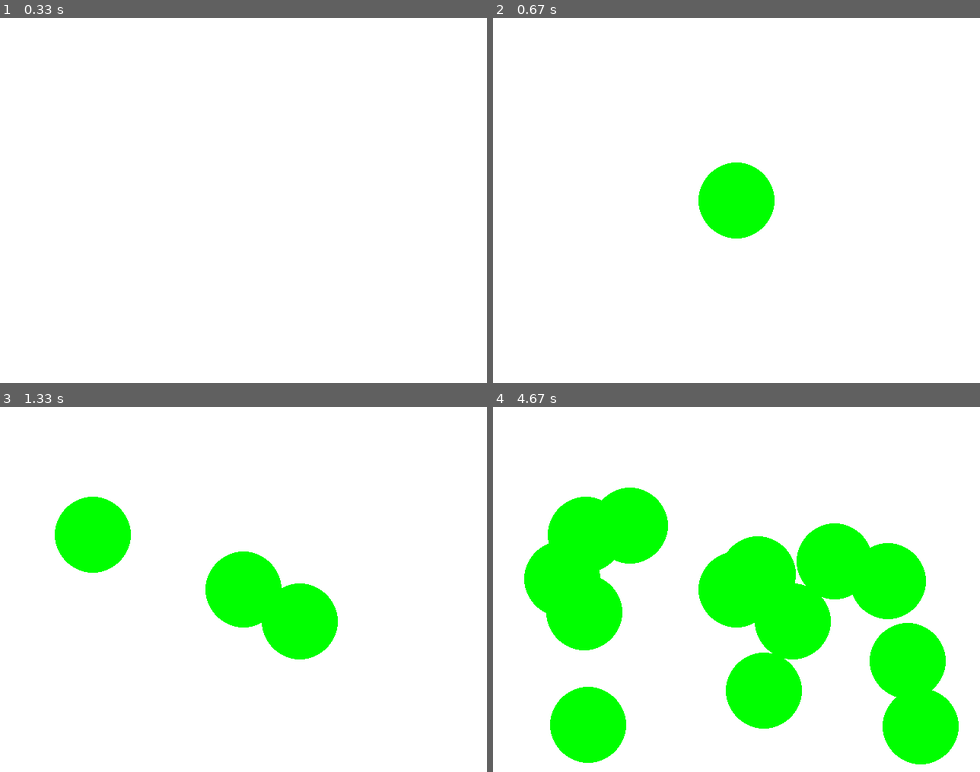
Above: before the commit, frames 1-4 (two rows, left to right).
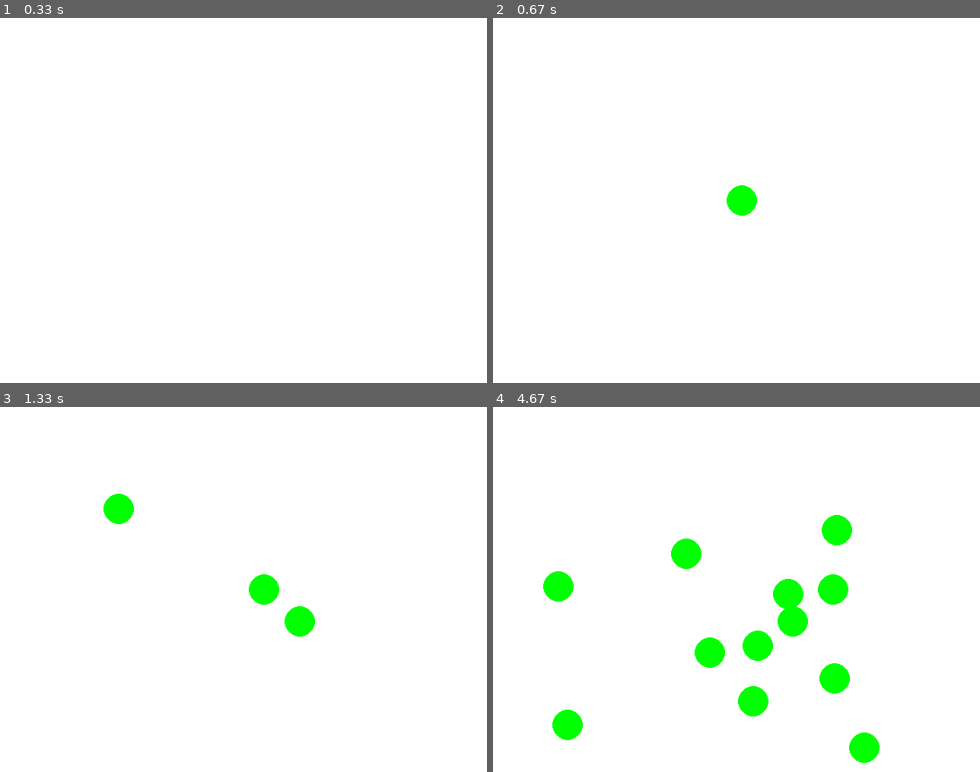
Above: after the commit, the same moments.

Repository: FilipHojgaard/Small_Projects
Game: pygame game, started from pygame_testing/vector_test.py
Same seed, same stepped clock (60 frames per second), same inputs: the game is played once before the commit and once after it.
Inputs (mouse positions are in pixels of both pictures, inside the frame that each line leads up to):
- Up to frame 1 (0.33 s): no input
- Up to frame 2 (0.67 s): click (736, 200) at 0.38 s
- Up to frame 3 (1.33 s): click (92, 534) at 0.72 s; click (301, 622) at 1.05 s
- Up to frame 4 (4.67 s): click (561, 578) at 1.38 s; click (921, 728) at 1.72 s; click (833, 560) at 2.05 s; click (887, 582) at 2.38 s; click (906, 662) at 2.72 s; click (755, 574) at 3.05 s; click (629, 523) at 3.38 s; click (590, 724) at 3.72 s; click (585, 611) at 4.05 s; click (765, 691) at 4.38 s

Frame 1 is identical in both runs. In frame 2, 2.1% of the frame differs, in the area x 42-58%, y 39-61%; in frame 3, 6.6%; in frame 4, 28%, in the area x 6-96%, y 22-98%.

Commit message:
Fixed float->int problem. Works now, and is quite fun actually. Can definetly make neural networks and genetic algorithms in pygame environment. Also small games.

Diff:
--- a/pygame_testing/vector_test.py
+++ b/pygame_testing/vector_test.py
@@ -21,7 +21,7 @@
 
 class Ball():
     # Attributes
-    size = 50
+    size = 20
     pos = Vector2(200,200)
     vel = Vector2(0,0)
 
@@ -29,13 +29,14 @@
         if (len(args) > 0):
             print("Bold lavet")
             self.pos = args[0]
+            self.vel = Vector2(random.randint(-2,2), random.randint(-2,2))
 
     def random_speed(self):
-        self.vel = Vector2(random.randint(0,4), random.randint(0,4))
+        self.vel = Vector2(random.randint(-2,2), random.randint(-2,2))
 
     def update(self):
-        print(type((self.pos)[0]))
-        # self.pos += self.vel
+        print(type((self.vel)[0]))
+        self.pos += self.vel
 
 balls = []
 while True:
@@ -65,7 +66,7 @@
 
     for i in range(0, len(balls)):
         balls[i].update()
-        pygame.draw.circle(windowSurfaceObj, GREEN, balls[i].pos, balls[i].size)
+        pygame.draw.circle(windowSurfaceObj, GREEN, (int(balls[i].pos[0]), int(balls[i].pos[1])), balls[i].size)
 
 
     pygame.display.update()
